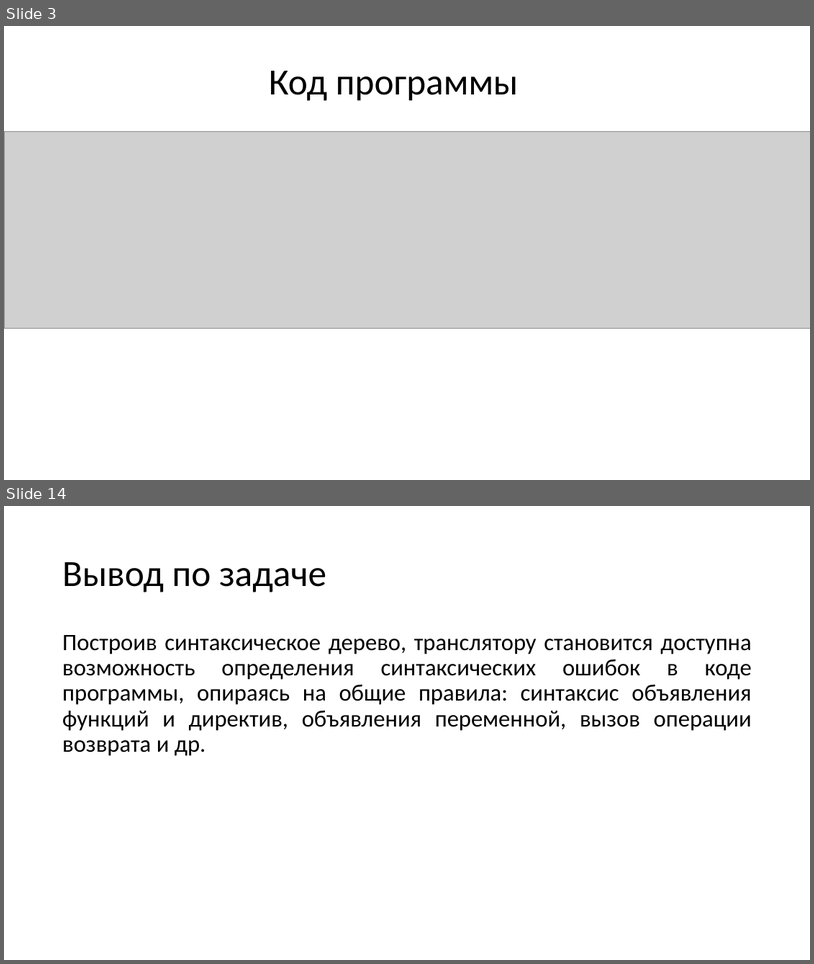
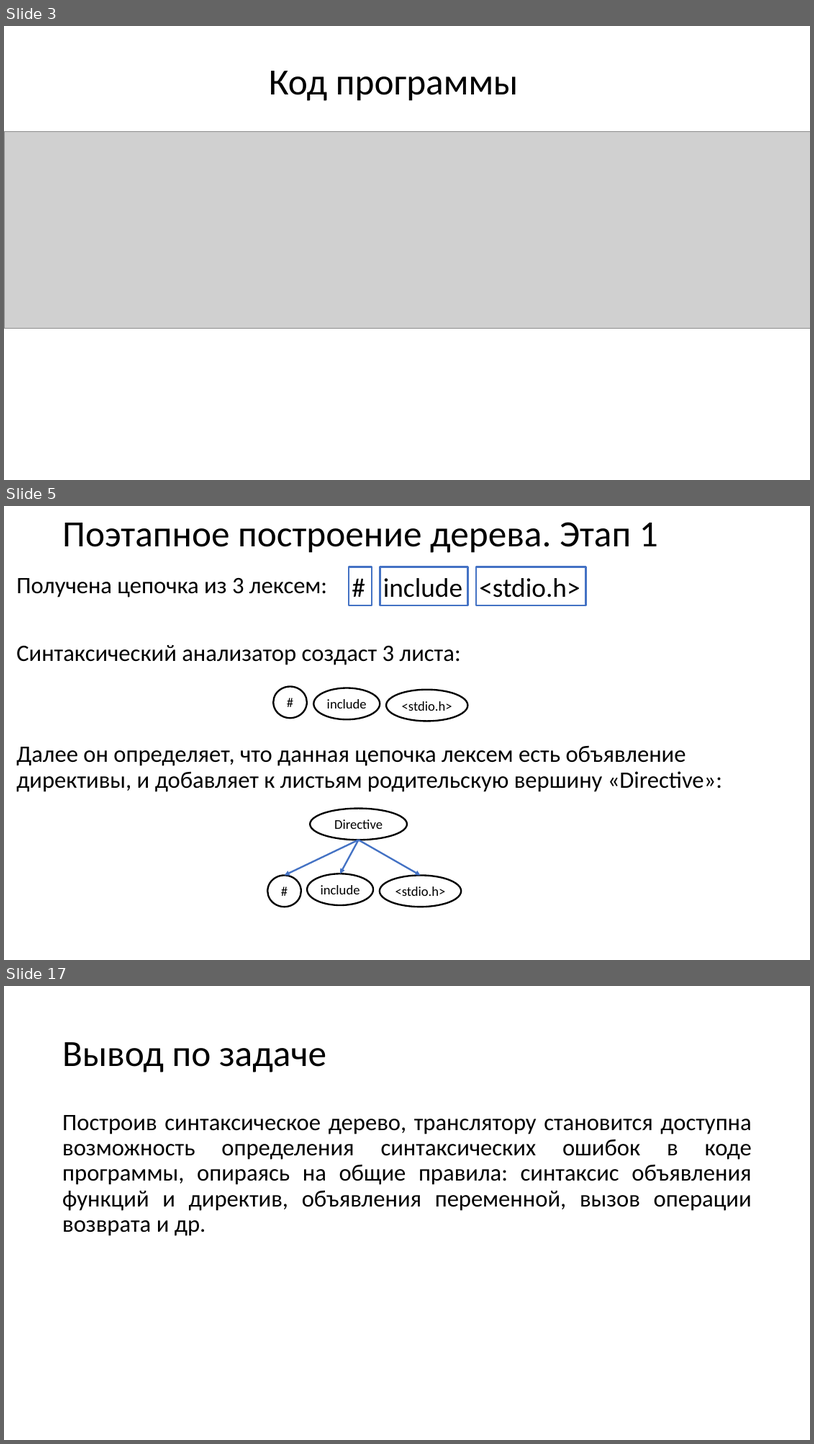
Before and after one commit to goddamnteam/korzun, a slide deck: task1.pptx. Shown one above the other, each under a label of ours: slides 3 and 14 before the commit, slides 3, 5 and 17 after it; the slides between them are not shown. The pictures are 814x964 and 814x1444 pixels, drawn with LibreOffice and Linux fonts; fonts in the diff are those of the drawing; grey boxes stand for pictures. Boxes give left, top, right and bottom in pixels: in the first picture for what was removed or moved away, otherwise in the second. Text is boxed around its words. In the diff, an @@ line names an element or a change of style, - is before the commit and + after.

```diff
--- a/task1.pptx
+++ b/task1.pptx
@@ slide 5 added at (x1=4, y1=506, x2=810, y2=960), background #FFFFFF @@
@@ title added at (x1=62, y1=522, x2=658, y2=553), 44 pt, text #000000 @@
+Поэтапное построение дерева. Этап 1
@@ rectangle added at (x1=350, y1=567, x2=373, y2=606), fill #FFFFFF, outline #4472C4 2 pt, 32 pt, text #000000 @@
+#
@@ rectangle added at (x1=381, y1=567, x2=468, y2=606), fill #FFFFFF, outline #4472C4 2 pt, 32 pt, text #000000 @@
+include
@@ rectangle added at (x1=476, y1=567, x2=586, y2=606), fill #FFFFFF, outline #4472C4 2 pt, 32 pt, text #000000 @@
+<stdio.h>
@@ text added at (x1=16, y1=577, x2=723, y2=792), 28 pt, text #000000 @@
+Получена цепочка из 3 лексем:
+Синтаксический анализатор создаст 3 листа:
+Далее он определяет, что данная цепочка лексем есть объявление директивы, и добавляет к листьям родительскую вершину «Directive»:
@@ ellipse added at (x1=274, y1=686, x2=307, y2=718), fill #FFFFFF, outline #000000 2 pt, 16 pt, text #000000 @@
+#
@@ ellipse added at (x1=314, y1=688, x2=380, y2=720), fill #FFFFFF, outline #000000 2 pt, 16 pt, text #000000 @@
+include
@@ ellipse added at (x1=386, y1=690, x2=468, y2=721), fill #FFFFFF, outline #000000 2 pt, 16 pt, text #000000 @@
+<stdio.h>
@@ ellipse added at (x1=310, y1=808, x2=407, y2=840), fill #FFFFFF, outline #000000 2 pt, 16 pt, text #000000 @@
+Directive
@@ arrow added from (358, 840) to (285, 875), #4472C4 2 pt @@
@@ arrow added from (358, 840) to (340, 874), #4472C4 2 pt @@
@@ arrow added from (358, 840) to (421, 875), #4472C4 2 pt @@
@@ ellipse added at (x1=268, y1=875, x2=301, y2=906), fill #FFFFFF, outline #000000 2 pt, 16 pt, text #000000 @@
+#
@@ ellipse added at (x1=307, y1=874, x2=373, y2=906), fill #FFFFFF, outline #000000 2 pt, 16 pt, text #000000 @@
+include
@@ ellipse added at (x1=380, y1=875, x2=461, y2=906), fill #FFFFFF, outline #000000 2 pt, 16 pt, text #000000 @@
+<stdio.h>
@@ what was slide 14 is now slide 17 @@
```
Also in this commit, not shown: 8 slides changed, 4 other slides added, 2 slides removed.
